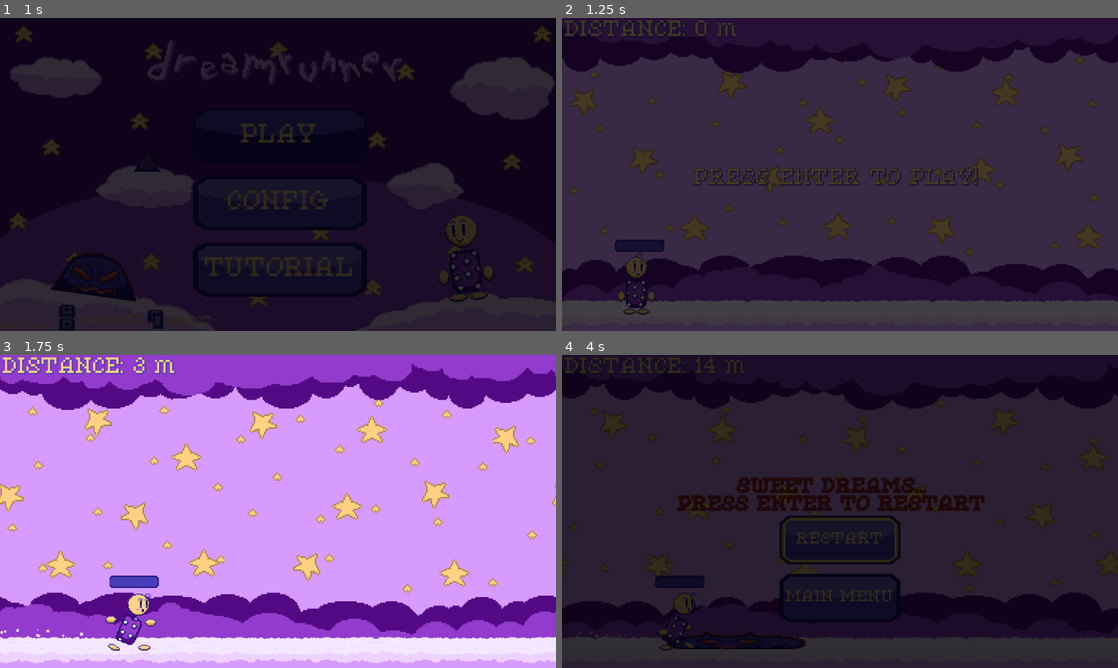
Above: before the commit, frames 1-4 (two rows, left to right).
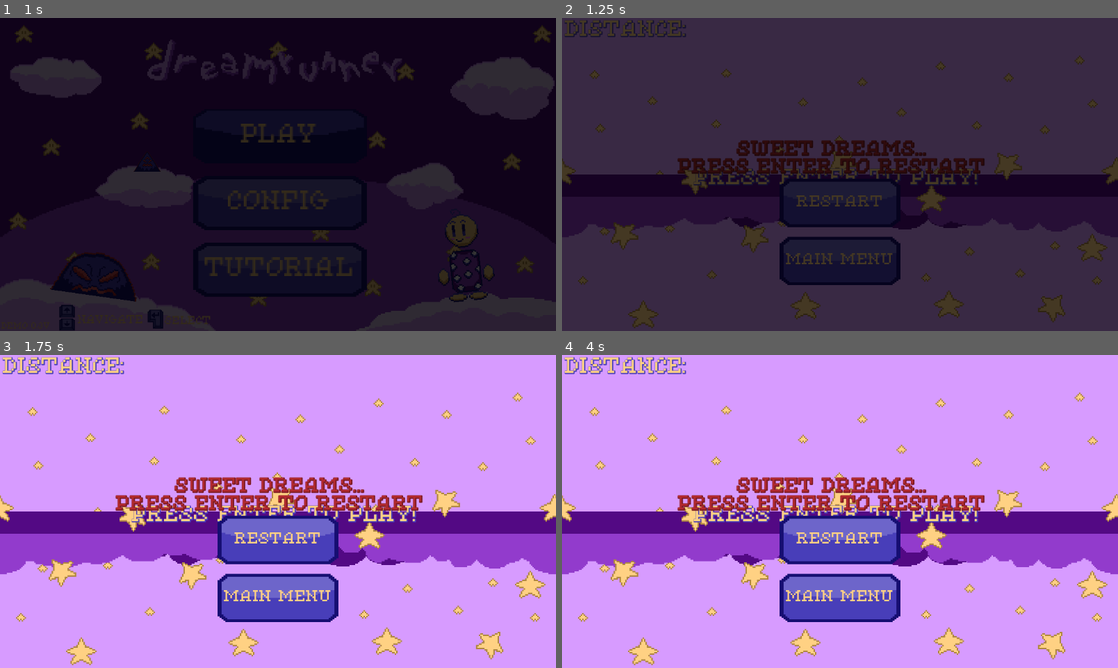
Above: after the commit, the same moments.

Repository: jacio-m/DreamRunner
Game: Godot game, scene res://HUD/main_menu.tscn
The game is run twice, just before and just after one commit, with the same random seed, the same clock (stepped at 60 frames per second) and the same inputs.
Inputs:
- Up to frame 1 (1 s): tap Enter (ui_accept) at 0.5, 0.77 s; hold Right (ui_right) from 0.53 s (still down)
- Up to frame 2 (1.25 s): keep holding Right (ui_right)
- Up to frame 3 (1.75 s): keep holding Right (ui_right); tap Enter (ui_accept) at 1.25, 1.52 s
- Up to frame 4 (4 s): tap Enter (ui_accept) at 2, 2.75, 3.02, 3.5, 3.77 s; release Right (ui_right) at 2.03 s; hold Left (ui_left) 2.03-2.78 s; hold Right (ui_right) from 2.78 s (still down)

Frame 1 is identical in both runs. In frame 2, 48% of the frame differs, in the area x 0-100%, y 0-100%; in frame 3, 58%; in frame 4, 100%.
Error after the commit: Parse Error: Identifier "feather_count" not declared in the current scope. (res://Levels/level.gd:132)

Commit message:
Begin Implementing Feathers Logic
Started making the collecting logic for feathers that uses a global script (game_data) to store feather count

Diff:
--- /dev/null
+++ b/Items/feather.tscn
@@ -0,0 +1,15 @@
+[gd_scene load_steps=3 format=3 uid="uid://cx750ryk3nwbo"]
+
+[ext_resource type="Texture2D" uid="uid://bsglm4e1bmhjy" path="res://Items/Sprites/feather.png" id="1_ke1u7"]
+
+[sub_resource type="RectangleShape2D" id="RectangleShape2D_kw7dk"]
+size = Vector2(50, 55)
+
+[node name="Area2D" type="Area2D"]
+
+[node name="Sprite2D" type="Sprite2D" parent="."]
+texture = ExtResource("1_ke1u7")
+
+[node name="CollisionShape2D" type="CollisionShape2D" parent="."]
+position = Vector2(1, 0.5)
+shape = SubResource("RectangleShape2D_kw7dk")
--- a/Levels/level.gd
+++ b/Levels/level.gd
@@ -127,6 +127,10 @@
 	if body.name == "Player":
 		game_over()
 
+func feather_collect(body):
+	if body.name == "Player":
+		feather_count += 1
+
 func game_over():
 	get_tree().paused = true
 	game_running = false
--- /dev/null
+++ b/game_data.gd
@@ -0,0 +1,3 @@
+extends Node
+
+var feather_count : int = 0
--- /dev/null
+++ b/game_data.tscn
@@ -0,0 +1,6 @@
+[gd_scene load_steps=2 format=3 uid="uid://cdmtsxuofg5fc"]
+
+[ext_resource type="Script" uid="uid://dw8k0w2foxfjw" path="res://game_data.gd" id="1_r3slu"]
+
+[node name="GameData" type="Node"]
+script = ExtResource("1_r3slu")
--- a/project.godot
+++ b/project.godot
@@ -21,6 +21,7 @@
 
 FadeAnimation="*res://HUD/fade_animation.tscn"
 MusicManager="*res://Sounds/music_manager.tscn"
+GameData="*res://game_data.gd"
 
 [display]
 
Not shown, added: game_data.gd.uid
